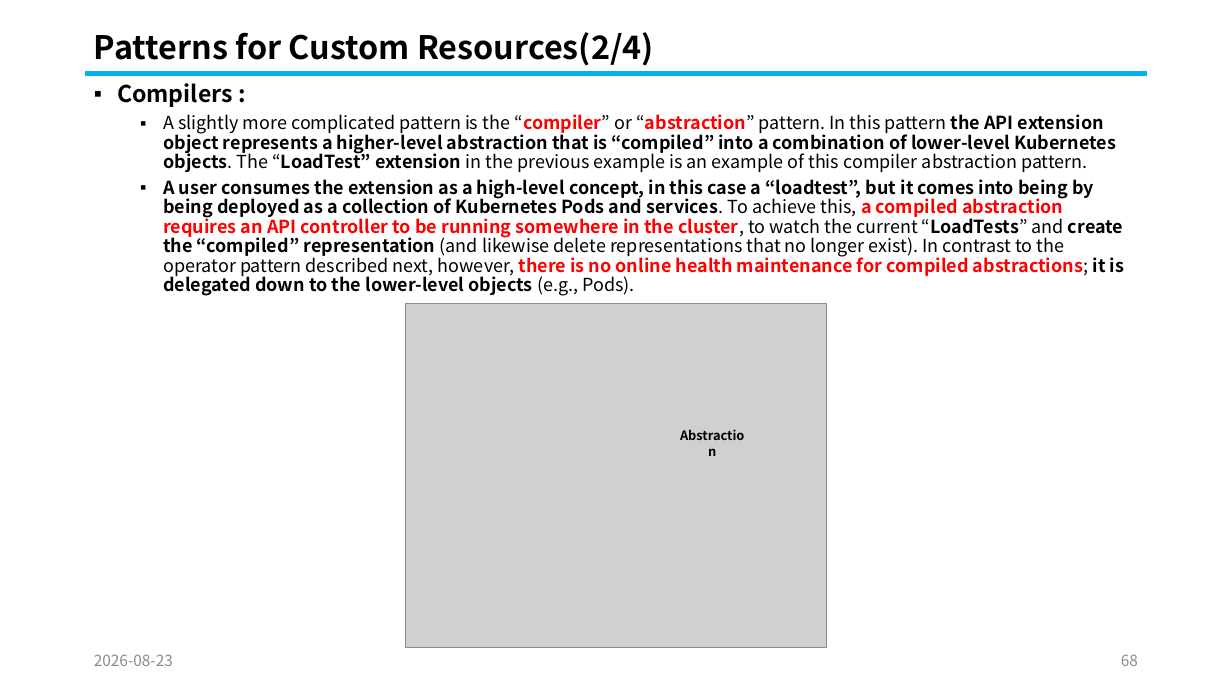
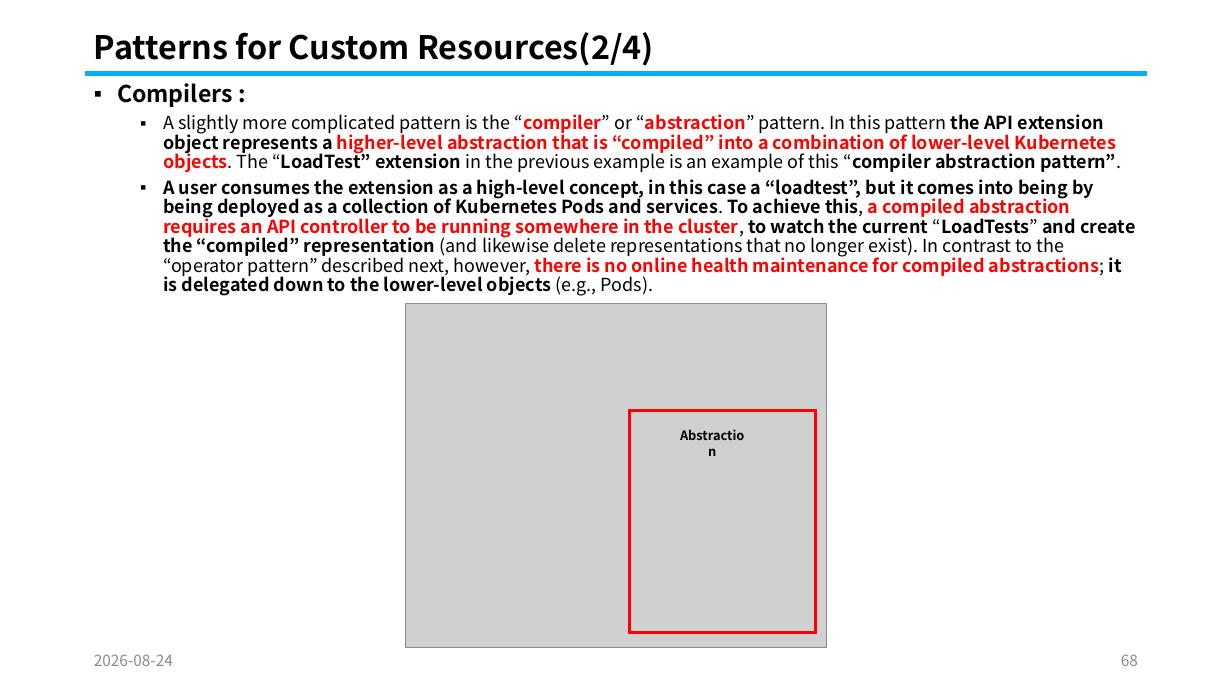
Before and after one commit to knix008/TestSimulator, a slide deck: slide 68 of Kubernetes/Kubernetes Part 05-2026.08.25.pptx. Drawn at 1232x693 pixels with LibreOffice and Linux fonts; fonts in the diff are those of the drawing; grey boxes stand for pictures. Boxes give left, top, right and bottom in pixels: in the first picture for what was removed or moved away, otherwise in the second. Text is boxed around its words. In the diff, an @@ line names an element or a change of style, - is before the commit and + after.

```diff
--- a/Kubernetes/Kubernetes Part 05-2026.08.25.pptx
+++ b/Kubernetes/Kubernetes Part 05-2026.08.25.pptx
@@ text at box(163, 114, 1135, 296): text changed @@
-  ▪ A slightly more complicated pattern is the “compiler” or “abstraction” pattern. In this pattern the API extension object represents a higher-level abstraction that is “compiled” into a combination of lower-level Kubernetes objects. The “LoadTest” extension in the previous example is an example of this compiler abstraction pattern.
-  ▪ A user consumes the extension as a high-level concept, in this case a “loadtest”, but it comes into being by being deployed as a collection of Kubernetes Pods and services. To achieve this, a compiled abstraction requires an API controller to be running somewhere in the cluster, to watch the current “LoadTests” and create the “compiled” representation (and likewise delete representations that no longer exist). In contrast to the operator pattern described next, however, there is no online health maintenance for compiled abstractions; it is delegated down to the lower-level objects (e.g., Pods).
+  ▪ A slightly more complicated pattern is the “compiler” or “abstraction” pattern. In this pattern the API extension object represents a higher-level abstraction that is “compiled” into a combination of lower-level Kubernetes objects. The “LoadTest” extension in the previous example is an example of this “compiler abstraction pattern”.
+  ▪ A user consumes the extension as a high-level concept, in this case a “loadtest”, but it comes into being by being deployed as a collection of Kubernetes Pods and services. To achieve this, a compiled abstraction requires an API controller to be running somewhere in the cluster, to watch the current “LoadTests” and create the “compiled” representation (and likewise delete representations that no longer exist). In contrast to the “operator pattern” described next, however, there is no online health maintenance for compiled abstractions; it is delegated down to the lower-level objects (e.g., Pods).
@@ rectangle added at box(630, 411, 816, 633), outline #FF0000 2.25 pt @@
@@ text at box(94, 654, 173, 666): text changed @@
-2026-08-23
+2026-08-24
```
Also in this commit, not shown: 101 other slides changed, 17 other files.
